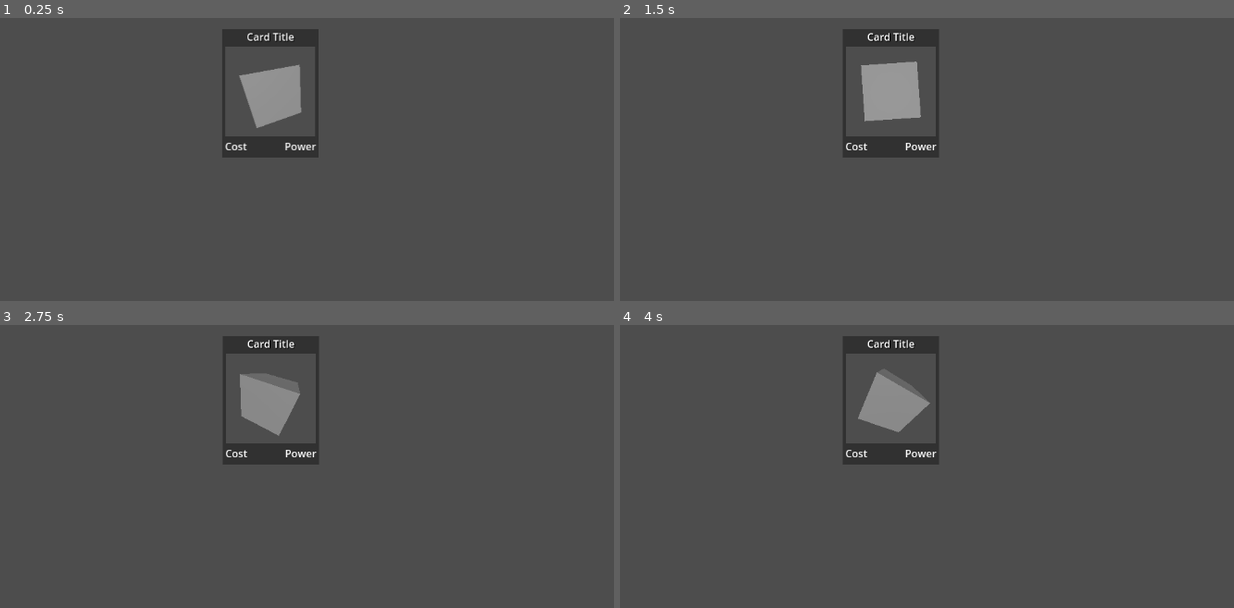
Above: before the commit, frames 1-4 (two rows, left to right).
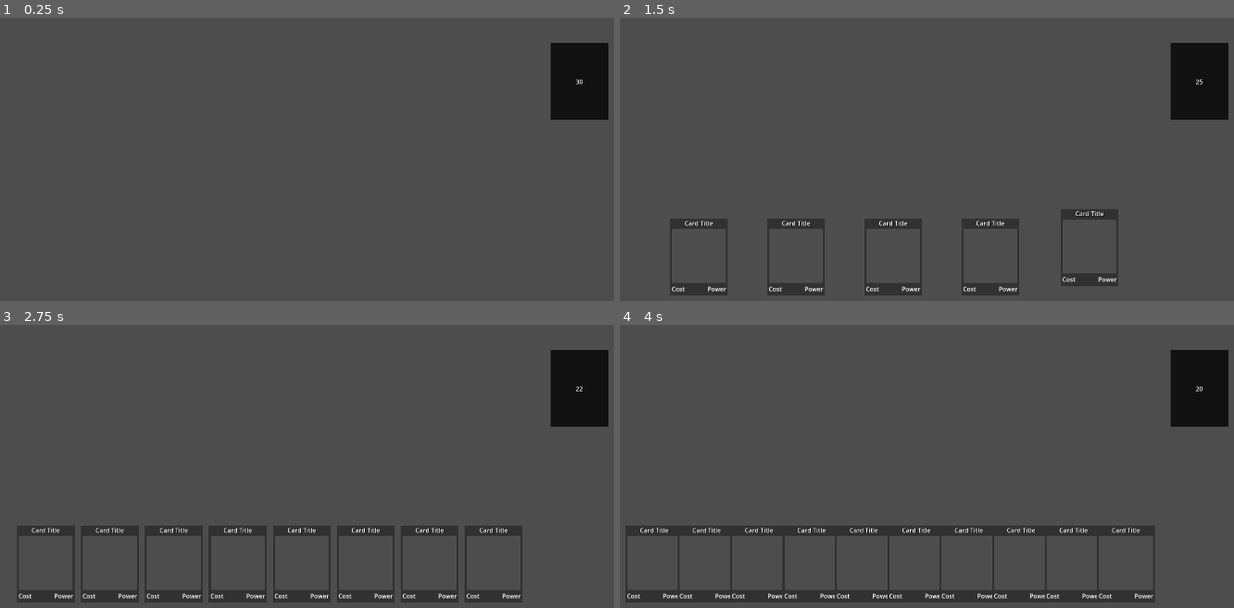
Above: after the commit, the same moments.

Repository: Darkhan-Sol0/Card_game_prototype
Game: Godot game, scene res://main.tscn
Two runs of this game, one before a commit and one after it. Both use one fixed random seed, a clock stepped at 60 frames per second and the inputs below.
Inputs (mouse positions are in pixels of both pictures, inside the frame that each line leads up to):
- Up to frame 1 (0.25 s): no input
- Up to frame 2 (1.5 s): tap Enter (ui_accept) at 0.5, 0.6, 0.77, 1.07, 1.35 s; move the mouse to (1055, 71) at 0.52 s; click (1055, 71) at 0.67 s; move the mouse to (742, 114) at 1.27 s; click (742, 114) at 1.42 s
- Up to frame 3 (2.75 s): tap Enter (ui_accept) at 1.52, 1.82, 2.1 s; move the mouse to (outside the picture) at 2.02 s; click (outside the picture) at 2.17 s
- Up to frame 4 (4 s): move the mouse to (853, 483) at 2.77 s; tap Enter (ui_accept) at 2.85, 3.02, 3.32, 3.6, 3.77 s; click (853, 483) at 2.92 s; move the mouse to (1111, 463) at 3.52 s; click (1111, 463) at 3.67 s

The runs differ from the first frame. In frame 1, 6.4% of the frame differs, in the area x 36-100%, y 3-50%; in frame 2, 11%; in frame 3, 13%; in frame 4, 13%, in the area x 0-100%, y 3-99%.

Commit message:
first mechanics

Diff:
--- a/main.tscn
+++ b/main.tscn
@@ -1,8 +1,17 @@
-[gd_scene load_steps=2 format=3 uid="uid://chyf5prk2kjk4"]
+[gd_scene load_steps=4 format=3 uid="uid://chyf5prk2kjk4"]
 
-[ext_resource type="PackedScene" uid="uid://0oobue31mfry" path="res://src/card.tscn" id="1_5iqsi"]
+[ext_resource type="PackedScene" uid="uid://dey2o0y807tu0" path="res://src/hand.tscn" id="2_fpsol"]
+[ext_resource type="PackedScene" uid="uid://dcwms7ifiyyuc" path="res://src/deck.tscn" id="2_mp23i"]
+[ext_resource type="PackedScene" uid="uid://bf6qag1oev6s1" path="res://src/table.tscn" id="3_s4ceh"]
 
 [node name="Main" type="Node"]
 
-[node name="Card" parent="." instance=ExtResource("1_5iqsi")]
-position = Vector2(321, 296)
+[node name="Deck" parent="." instance=ExtResource("2_mp23i")]
+position = Vector2(1761, 509)
+Hand_path = NodePath("../Hand")
+
+[node name="Table" parent="." instance=ExtResource("3_s4ceh")]
+position = Vector2(966, 507)
+
+[node name="Hand" parent="." instance=ExtResource("2_fpsol")]
+position = Vector2(960, 966)
--- a/project.godot
+++ b/project.godot
@@ -15,6 +15,16 @@
 config/features=PackedStringArray("4.3", "Forward Plus")
 config/icon="res://icon.svg"
 
+[autoload]
+
+GlobalScript="*res://src/GlobalScript.gd"
+
+[display]
+
+window/size/viewport_width=1920
+window/size/viewport_height=1080
+window/size/mode=3
+
 [input]
 
 LBM={
--- /dev/null
+++ b/src/GlobalScript.gd
@@ -0,0 +1,6 @@
+extends Node
+
+
+func _input(event: InputEvent) -> void:
+	if Input.is_action_just_pressed("ui_cancel"):
+		get_tree().quit()
--- a/src/card.gd
+++ b/src/card.gd
@@ -2,46 +2,60 @@
 
 @onready var ui = $UI
 @onready var ui_vis = $UI/VBoxContainer
+@onready var coll: CollisionShape2D = $Area2D/CollisionShape2D
+
 
 var selected : bool = false
 var flip : bool = true
 
-var last_pos : Vector2
 var touch_place : Vector2
+var card_pos: Vector2
+var card_def_pos: Vector2
 
 func _ready() -> void:
-	last_pos = get_viewport().size / 2
+	coll.disabled = true
 
 func _process(delta: float) -> void:
-	z_index = global_position.x
-	position.x = lerpf(position.x, last_pos.x, delta * 20)
-	position.y = lerpf(position.y, last_pos.y, delta * 20)
-
-	if position.x <= 75:
-		position.x = 75
-	if position.y <= 100:
-		position.y = 100
-	if position.x >= get_viewport().size.x - 75:
-		position.x = get_viewport().size.x - 75
-	if position.y >= get_viewport().size.y - 100:
-		position.y = get_viewport().size.y - 100
-
+	card_movement(delta)
 	ui_vis.visible = flip
 
-	if selected:
-		get_last_pos()
+func get_last_pos(selected = false) -> Vector2:
+	if selected == true:
 		z_index = 4000
+		card_pos = get_global_mouse_position() - touch_place
+	else:
+		z_index = 0
+		card_pos = card_def_pos
+	return card_pos
 
-func get_last_pos():
-	last_pos = get_global_mouse_position() - touch_place
+func card_movement(delta: float) -> void:
+	var card_pos = get_last_pos(selected)
+	global_position.x = lerpf(global_position.x, card_pos.x, delta * 20)
+	global_position.y = lerpf(global_position.y, card_pos.y, delta * 20)
+
+	if global_position.x <= 75:
+		global_position.x = 75
+	if global_position.y <= 100:
+		global_position.y = 100
+	if global_position.x >= get_viewport().size.x - 75:
+		global_position.x = get_viewport().size.x - 75
+	if global_position.y >= get_viewport().size.y - 100:
+		global_position.y = get_viewport().size.y - 100
 
 func _on_ui_gui_input(event: InputEvent) -> void:
 	if event is InputEventMouseButton:
 		if event.button_index == MOUSE_BUTTON_LEFT and event.pressed:
 			selected = true
+			coll.disabled = true
 			touch_place = get_local_mouse_position()
 		else:
 			selected = false
+			coll.disabled = false
 
 		if event.button_index == MOUSE_BUTTON_RIGHT and event.pressed:
 			flip = !flip
+
+
+func _on_area_2d_area_entered(area: Area2D) -> void:
+	if area.get_parent().name == "Table":
+		queue_free()
--- a/src/card.tscn
+++ b/src/card.tscn
@@ -1,7 +1,6 @@
-[gd_scene load_steps=7 format=3 uid="uid://0oobue31mfry"]
+[gd_scene load_steps=6 format=3 uid="uid://0oobue31mfry"]
 
 [ext_resource type="Script" path="res://src/card.gd" id="1_33e7p"]
-[ext_resource type="PackedScene" uid="uid://cyq3boddra5ph" path="res://src/node_3d.tscn" id="2_2qcqi"]
 
 [sub_resource type="BoxMesh" id="BoxMesh_50rmf"]
 size = Vector3(150, 200, 1)
@@ -56,8 +55,6 @@
 size = Vector2i(140, 140)
 render_target_update_mode = 4
 
-[node name="Node3D" parent="UI/VBoxContainer/Image/SubViewport" instance=ExtResource("2_2qcqi")]
-
 [node name="HBoxContainer" type="HBoxContainer" parent="UI/VBoxContainer"]
 layout_mode = 2
 alignment = 1
@@ -78,3 +75,4 @@
 shape = SubResource("RectangleShape2D_fildl")
 
 [connection signal="gui_input" from="UI" to="." method="_on_ui_gui_input"]
+[connection signal="area_entered" from="Area2D" to="." method="_on_area_2d_area_entered"]
--- /dev/null
+++ b/src/deck.gd
@@ -0,0 +1,29 @@
+extends Node2D
+
+var count_max : int = 30
+var cards : Array
+@onready var lab = $Label
+
+@export_node_path("Node2D") var Hand_path
+var Hand : Node2D
+
+func _ready() -> void:
+	Hand = get_node(Hand_path)
+	for i in count_max:
+		var card = preload("res://src/card.tscn").instantiate()
+		cards.append(card)
+
+func _process(delta: float) -> void:
+	lab.text = str(cards.size())
+
+	if Input.is_action_just_pressed("ui_accept"):
+		distribution_cards()
+
+
+func distribution_cards() -> void:
+	if cards.size() > 0 and Hand.hand_cards.size() < Hand.hand_size_max:
+		Hand.show_cards(cards[cards.size() - 1])
+		cards.pop_back()
+
+func shuffle_deck():
+	pass
--- /dev/null
+++ b/src/deck.tscn
@@ -0,0 +1,29 @@
+[gd_scene load_steps=3 format=3 uid="uid://dcwms7ifiyyuc"]
+
+[ext_resource type="Script" path="res://src/deck.gd" id="1_hh6oe"]
+
+[sub_resource type="BoxMesh" id="BoxMesh_e71xg"]
+size = Vector3(150, 200, 0)
+
+[node name="Deck" type="Node2D"]
+script = ExtResource("1_hh6oe")
+
+[node name="MeshInstance2D" type="MeshInstance2D" parent="."]
+modulate = Color(0.0687983, 0.0687983, 0.0687983, 1)
+mesh = SubResource("BoxMesh_e71xg")
+
+[node name="Label" type="Label" parent="."]
+anchors_preset = 8
+anchor_left = 0.5
+anchor_top = 0.5
+anchor_right = 0.5
+anchor_bottom = 0.5
+offset_left = -20.0
+offset_top = -11.5
+offset_right = 20.0
+offset_bottom = 11.5
+grow_horizontal = 2
+grow_vertical = 2
+text = "Card"
+horizontal_alignment = 1
+vertical_alignment = 1
--- /dev/null
+++ b/src/hand.gd
@@ -0,0 +1,28 @@
+extends Node2D
+
+var hand_size_max : int = 10
+var hand_cards : Array
+var hand_field_whith : int = 1500
+
+# Called when the node enters the scene tree for the first time.
+func _ready() -> void:
+	pass # Replace with function body.
+
+
+# Called every frame. 'delta' is the elapsed time since the previous frame.
+func _process(delta: float) -> void:
+	free_null()
+
+func show_cards(card):
+	hand_cards.append(card)
+	self.add_child(hand_cards[hand_cards.size() - 1])
+	hand_cards[hand_cards.size() - 1].global_position = Vector2(get_viewport().size.x * 0.9, get_viewport().size.y * 0.5)
+	for i in hand_cards.size():
+		hand_cards[i].card_def_pos = Vector2((hand_field_whith / (hand_cards.size() + 1) * (i + 1)) + (get_viewport().size.x - hand_field_whith) / 2, global_position.y)
+
+func free_null():
+	for i in range(hand_cards.size() -1, -1, -1):
+		if hand_cards[i] == null:
+			hand_cards.remove_at(i)
+	for i in hand_cards.size():
+		hand_cards[i].card_def_pos = Vector2((hand_field_whith / (hand_cards.size() + 1) * (i + 1)) + (get_viewport().size.x - hand_field_whith) / 2, global_position.y)
--- /dev/null
+++ b/src/hand.tscn
@@ -0,0 +1,6 @@
+[gd_scene load_steps=2 format=3 uid="uid://dey2o0y807tu0"]
+
+[ext_resource type="Script" path="res://src/hand.gd" id="1_y2b0i"]
+
+[node name="Hand" type="Node2D"]
+script = ExtResource("1_y2b0i")
--- a/src/node_3d.tscn
+++ b/src/node_3d.tscn
@@ -1,6 +1,6 @@
 [gd_scene load_steps=3 format=3 uid="uid://cyq3boddra5ph"]
 
-[ext_resource type="Script" path="res://node_3d.gd" id="1_2agi3"]
+[ext_resource type="Script" path="res://src/node_3d.gd" id="1_2agi3"]
 
 [sub_resource type="BoxMesh" id="BoxMesh_exwhb"]
 
--- /dev/null
+++ b/src/table.tscn
@@ -0,0 +1,11 @@
+[gd_scene load_steps=2 format=3 uid="uid://bf6qag1oev6s1"]
+
+[sub_resource type="RectangleShape2D" id="RectangleShape2D_3g2yk"]
+size = Vector2(1200, 500)
+
+[node name="Table" type="Node2D"]
+
+[node name="Area2D" type="Area2D" parent="."]
+
+[node name="CollisionShape2D" type="CollisionShape2D" parent="Area2D"]
+shape = SubResource("RectangleShape2D_3g2yk")
Renamed: node_3d.gd -> src/node_3d.gd
